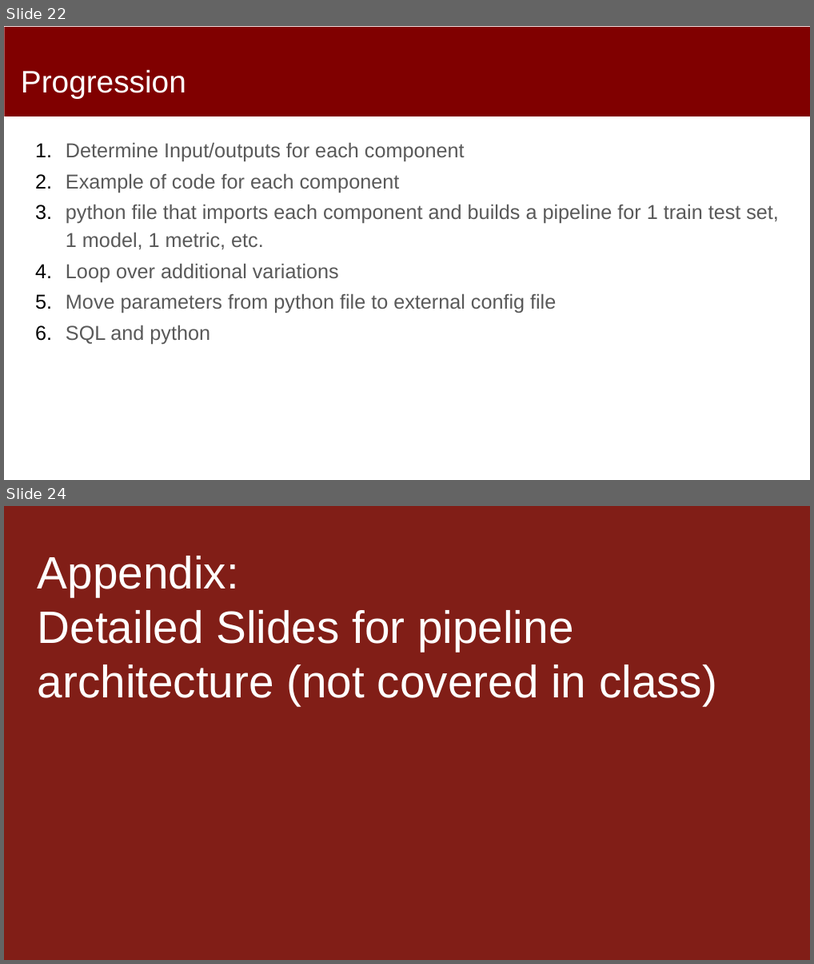
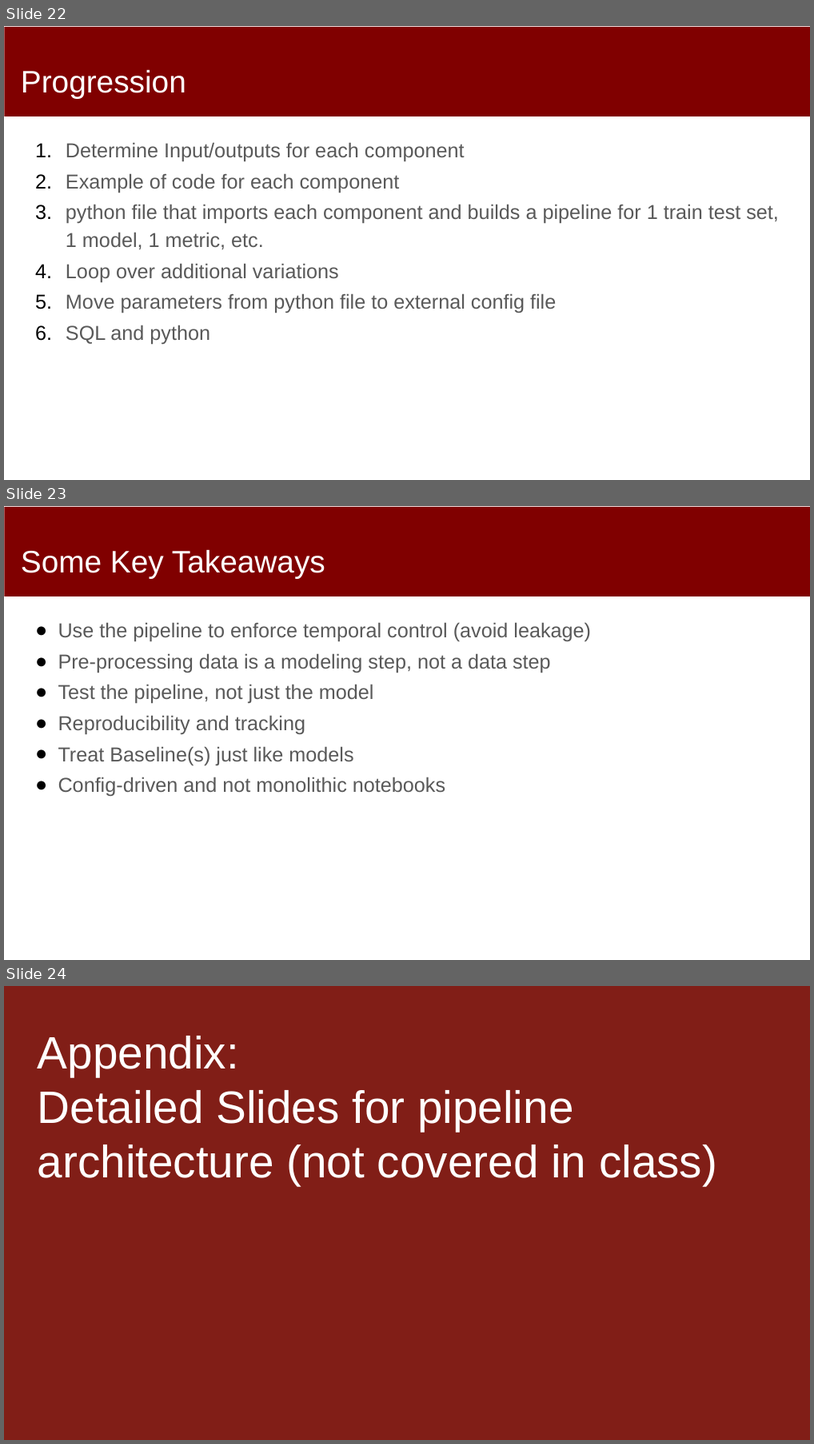
Before and after one commit to dssg/mlforpublicpolicylab, a slide deck: Lectures/09-Machine-Learning-Pipelines.pptx. Shown one above the other, each under a label of ours: slides 22 and 24 before the commit, slides 22, 23 and 24 after it; the slides between them are not shown. The pictures are 814x964 and 814x1444 pixels, drawn with LibreOffice and Linux fonts; fonts in the diff are those of the drawing. Boxes give left, top, right and bottom in pixels: in the first picture for what was removed or moved away, otherwise in the second. Text is boxed around its words. In the diff, an @@ line names an element or a change of style, - is before the commit and + after.

```diff
--- a/Lectures/09-Machine-Learning-Pipelines.pptx
+++ b/Lectures/09-Machine-Learning-Pipelines.pptx
@@ slide 23 added at (4,506,810,960), background #FFFFFF; not listed: 1 template element that a slide beside it also shows @@
@@ title added at (21,550,326,578), 37 pt, text #FFFFFF @@
+Some Key Takeaways
@@ text added at (58,622,591,796), 24 pt, text #595959 @@
+● Use the pipeline to enforce temporal control (avoid leakage)
+● Pre-processing data is a modeling step, not a data step
+● Test the pipeline, not just the model
+● Reproducibility and tracking
+● Treat Baseline(s) just like models
+● Config-driven and not monolithic notebooks
```
Also in this commit, not shown: 1 slide changed, 1 slide removed, 2 other files.
